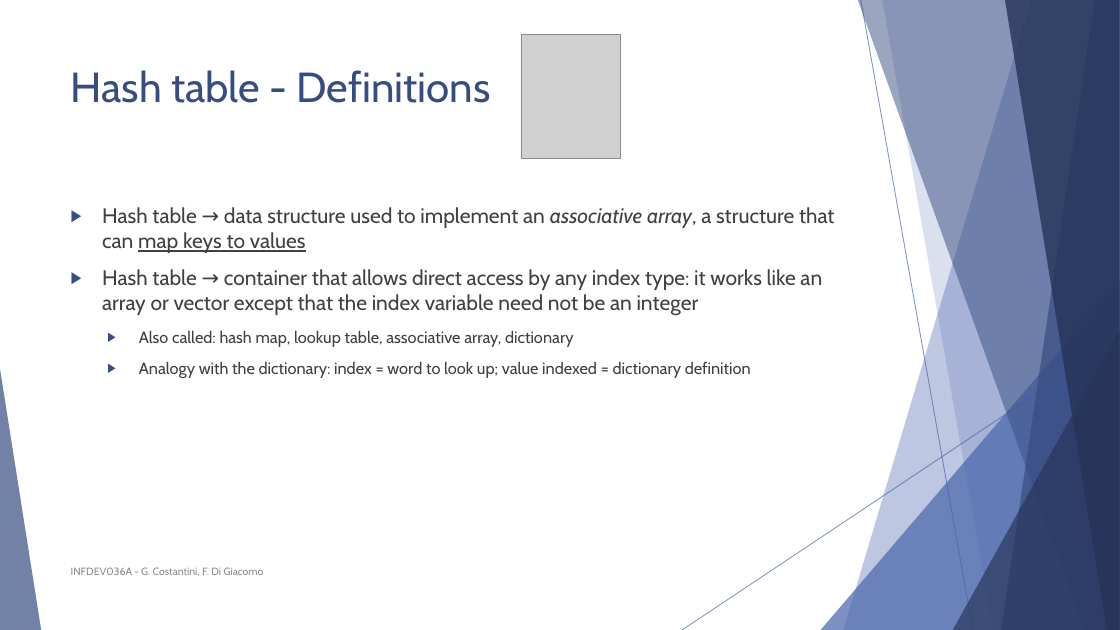
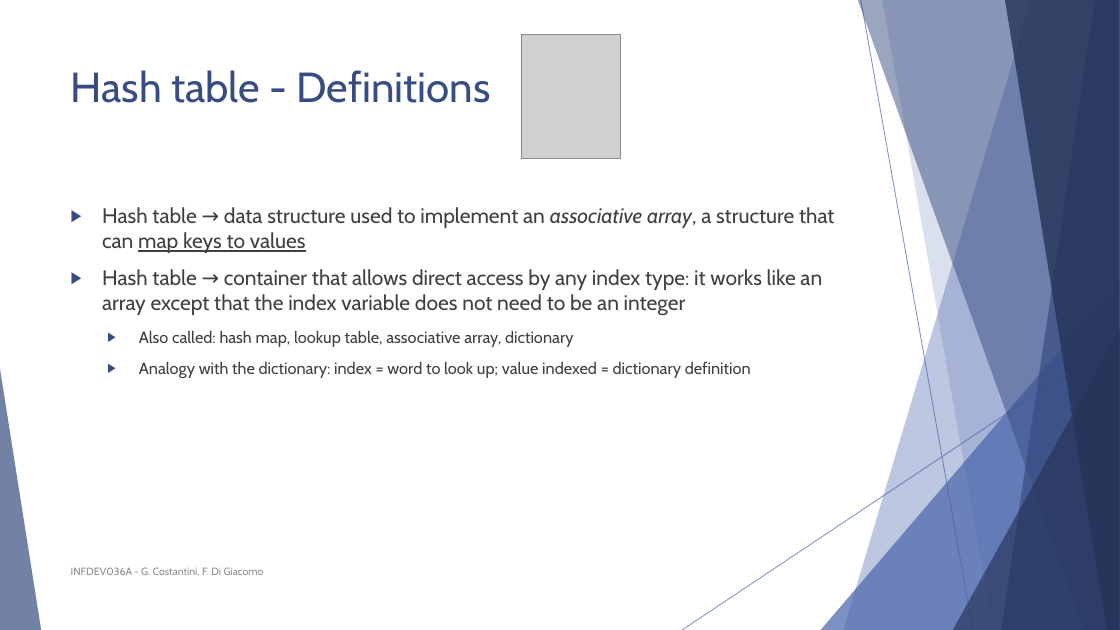
Before and after one commit to FurkanAndac/Development-6A, a slide deck: slide 5 of Lesson slides/Unit 3b - Hash tables.pptx (slide 4 before the commit). Drawn at 1120x630 pixels with LibreOffice and Linux fonts; fonts in the diff are those of the drawing; grey boxes stand for pictures. Boxes give left, top, right and bottom in pixels: in the first picture for what was removed or moved away, otherwise in the second. Text is boxed around its words. In the diff, an @@ line names an element or a change of style, - is before the commit and + after.

```diff
--- a/Lesson slides/Unit 3b - Hash tables.pptx
+++ b/Lesson slides/Unit 3b - Hash tables.pptx
@@ text at (102, 269, 822, 316): text changed @@
-▶ Hash table → container that allows direct access by any index type: it works like an array or vector except that the index variable need not be an integer
+▶ Hash table → container that allows direct access by any index type: it works like an array except that the index variable does not need to be an integer
```
Also in this commit, not shown: 4 other slides changed, 1 slide added.
